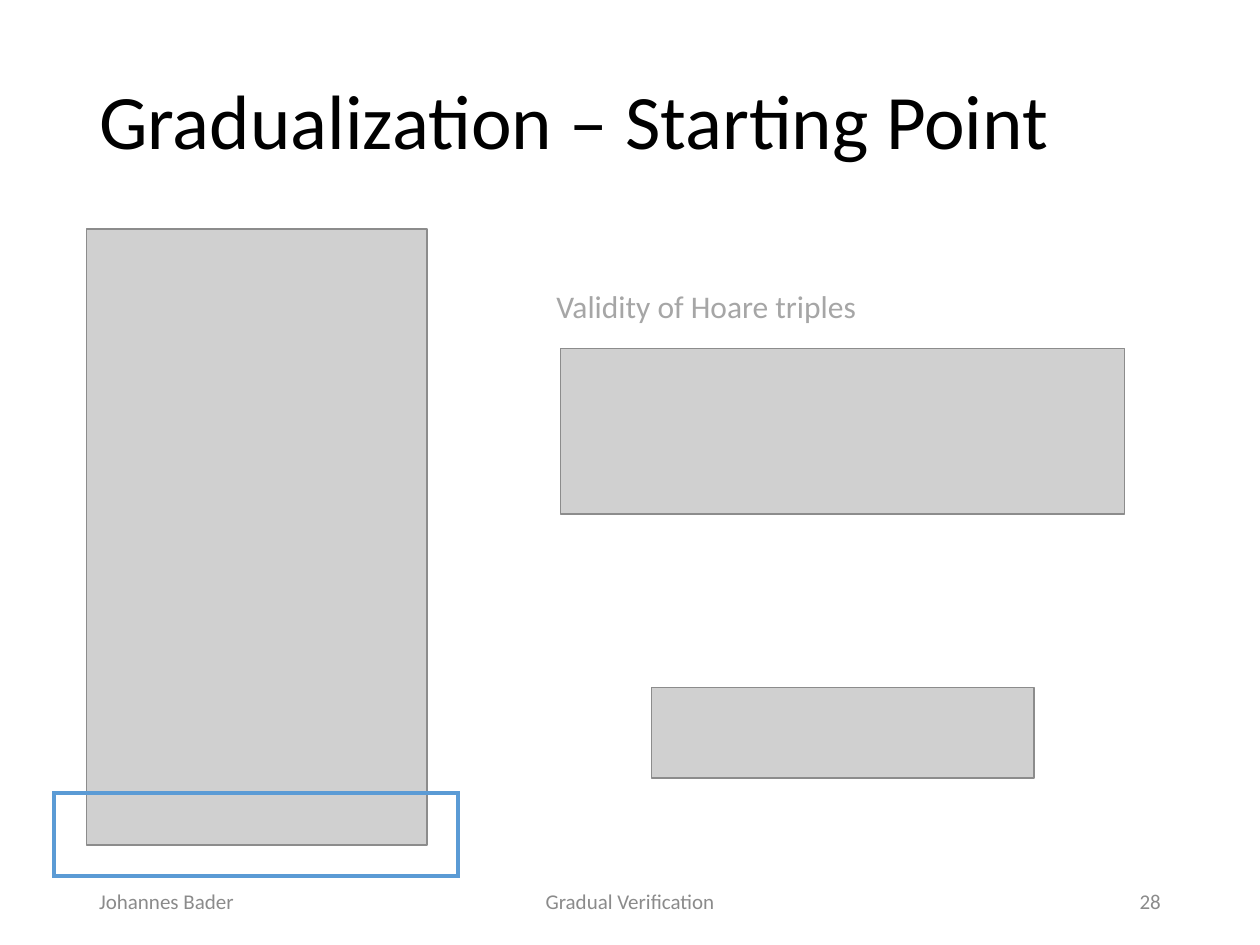
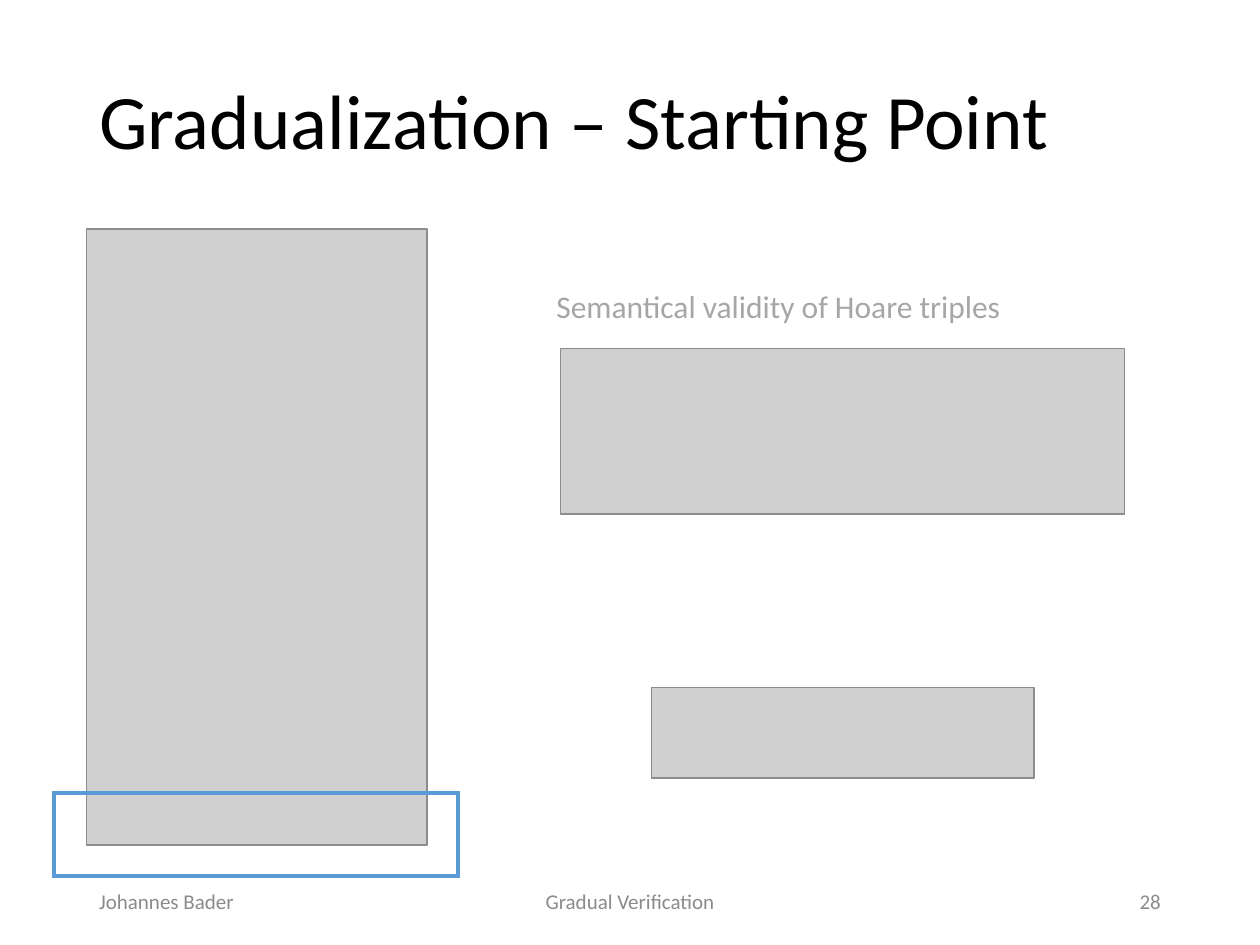
Before and after one commit to olydis/GradVerThesis, a slide deck: slide 28 of presentation/Final.pptx. Drawn at 1260x945 pixels with LibreOffice and Linux fonts; fonts in the diff are those of the drawing; grey boxes stand for pictures. Boxes give left, top, right and bottom in pixels: in the first picture for what was removed or moved away, otherwise in the second. Text is boxed around its words. In the diff, an @@ line names an element or a change of style, - is before the commit and + after.

```diff
--- a/presentation/Final.pptx
+++ b/presentation/Final.pptx
@@ text at box(556, 296, 1000, 323): text changed @@
-Validity of Hoare triples
+Semantical validity of Hoare triples
```
Also in this commit, not shown: 2 other slides changed.
